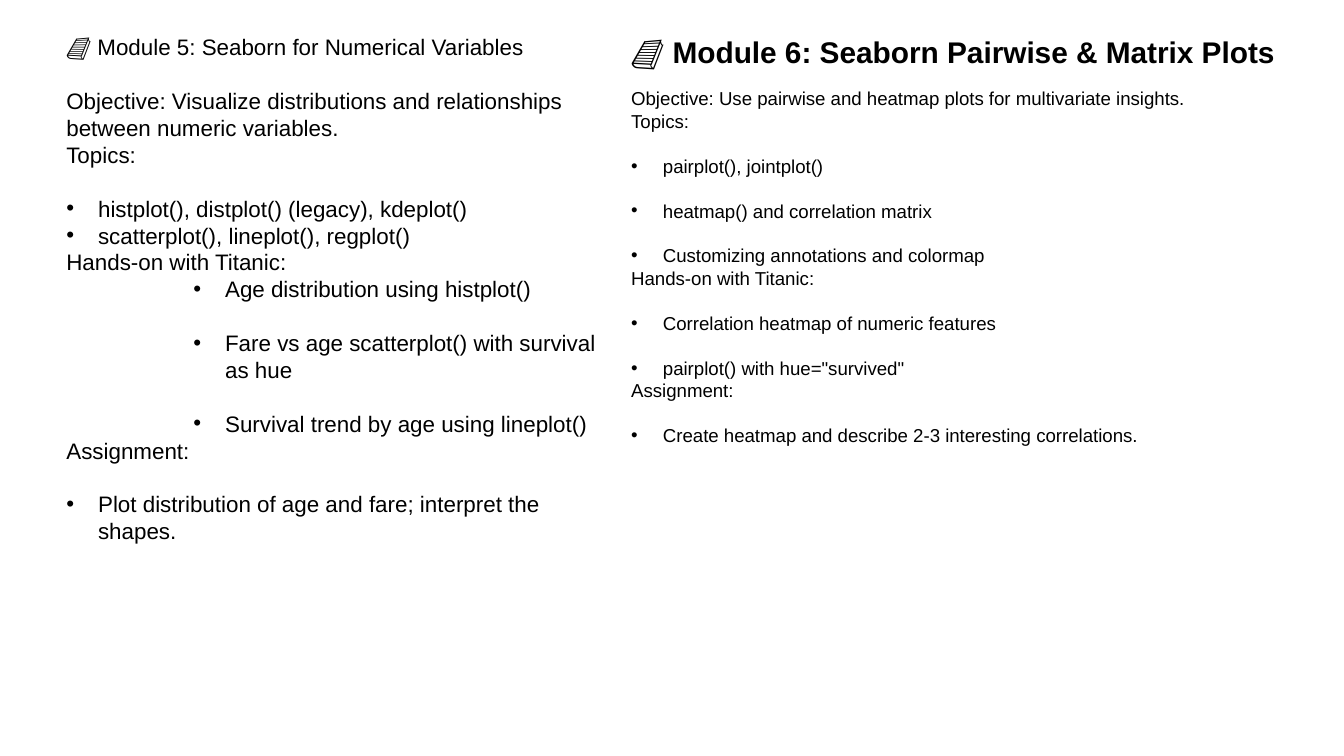
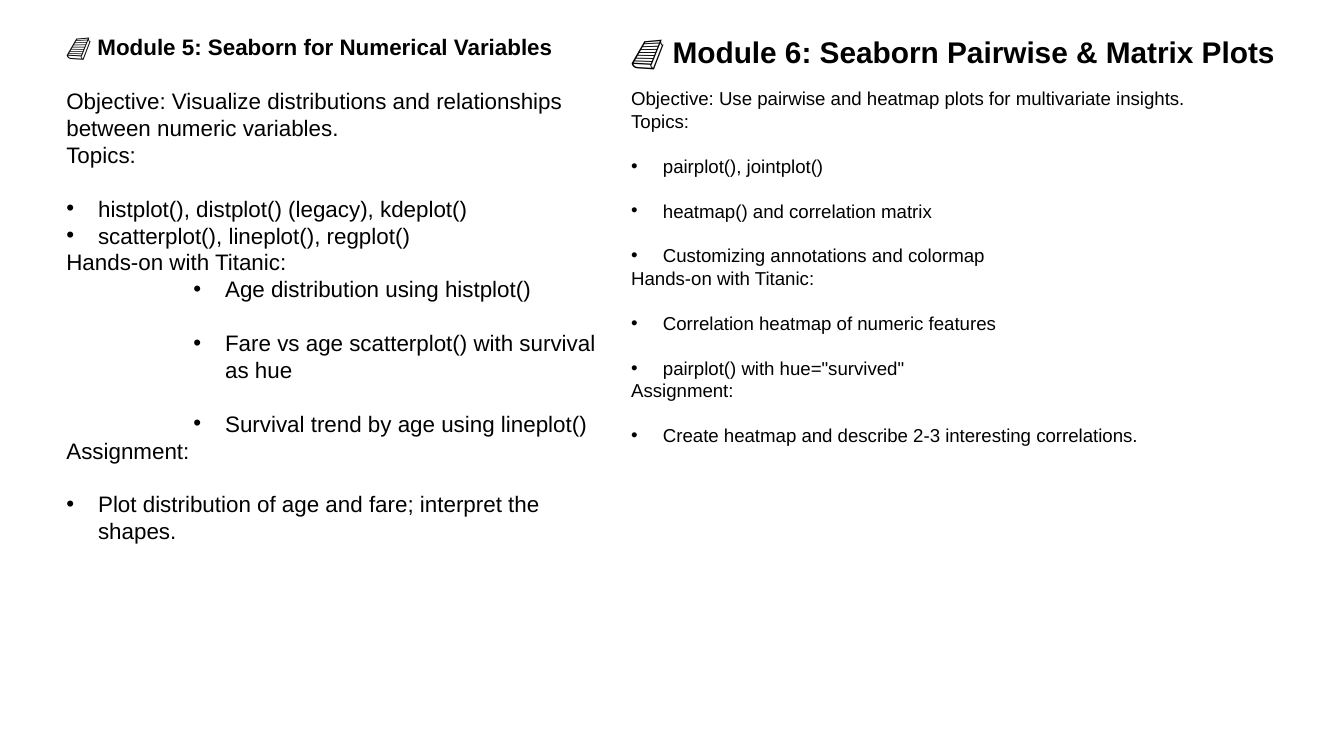
Before and after one commit to shahil04/ds_materials, a slide deck: slide 6 of 5.0_python_6.libraries/python_libraries/3_matplot_seaborn/Matplotlib_Seaborn_class.pptx (slide 5 before the commit). Drawn at 1344x756 pixels with LibreOffice and Linux fonts; fonts in the diff are those of the drawing. Boxes give left, top, right and bottom in pixels: in the first picture for what was removed or moved away, otherwise in the second. Text is boxed around its words. In the diff, an @@ line names an element or a change of style, - is before the commit and + after.

```diff
--- a/5.0_python_6.libraries/python_libraries/3_matplot_seaborn/Matplotlib_Seaborn_class.pptx
+++ b/5.0_python_6.libraries/python_libraries/3_matplot_seaborn/Matplotlib_Seaborn_class.pptx
@@ text at box(97, 38, 552, 56): bold on in "📘 Module 5: Seaborn for Numerical Variables" @@
```
Also in this commit, not shown: 8 other slides changed, 3 slides added, 29 other files.
